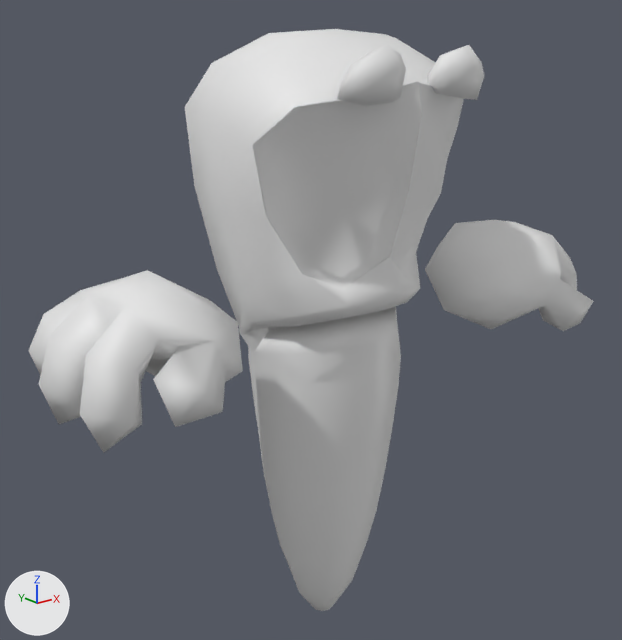
The OBJ model res/Worm.obj: old version first, new version second.
The view is the same before and after, from a 50 mm lens placed at (-3.57, -4.79, 4.07), pointed at (-0.07, -0.42, 2.31). The lights are fixed; the arrows at lower left show +X, +Y and +Z. Materials are left out; every surface is plain grey. Where no turn or scale is listed for an object, it has been applied to the vertices.

Names of what the first picture shows: 'Inst3D_RefRep.221', 'Inst3D_RefRep.223', 'Inst3D_RefRep.225'.
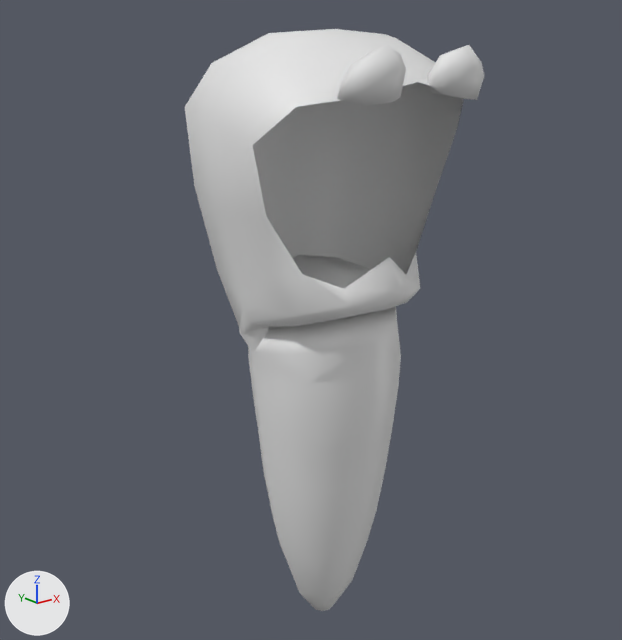
The newer file is also turned or shifted as a whole; pictures and numbers use the older file's frame.

Pixel boxes [x1, y1, x2, y2] of what changed, in the pictures (622 x 640 px):
'Inst3D_RefRep.223', deleted
    before: [28, 220, 594, 453]
'Inst3D_RefRep.225', deleted
    before: [253, 81, 464, 289]

Edits to the bpy script that builds the scene:
```text
Remove ob_inst3d_refrep_223:
    ob_inst3d_refrep_223 = bpy.data.objects.new('Inst3D_RefRep.223', me_inst3d_refrep_223)
    ob_inst3d_refrep_223.location = (0.0, 0.0, 0.0)
Remove ob_inst3d_refrep_225:
    ob_inst3d_refrep_225 = bpy.data.objects.new('Inst3D_RefRep.225', me_inst3d_refrep_225)
    ob_inst3d_refrep_225.location = (0.0, 0.0, 0.0)
```
